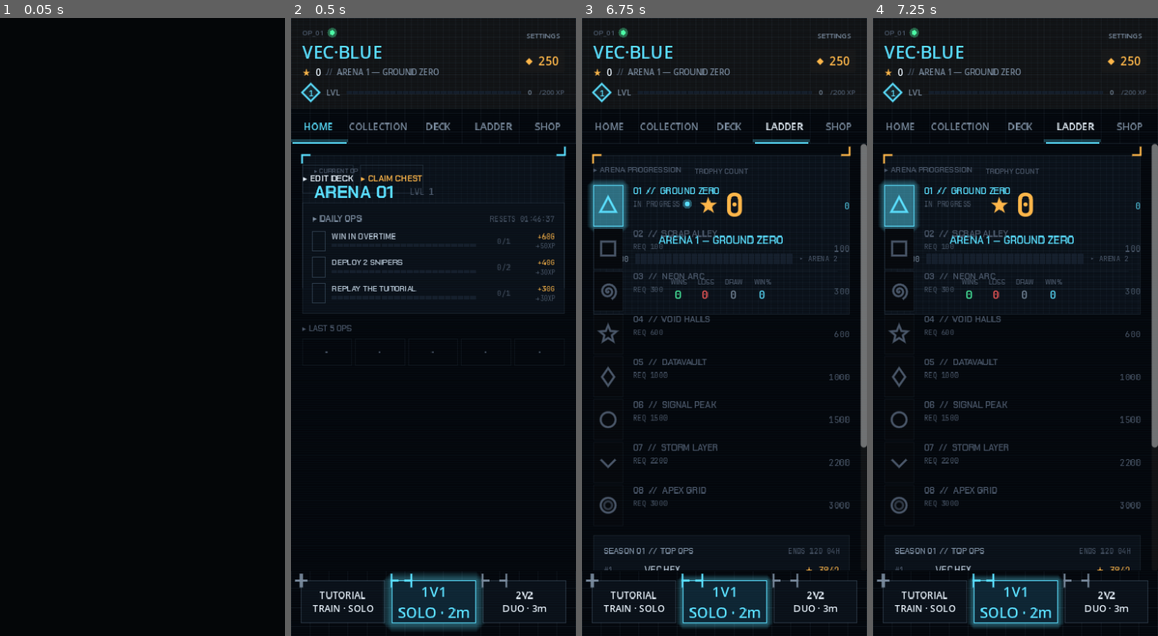
Above: before the commit, frames 1-4 (left to right).
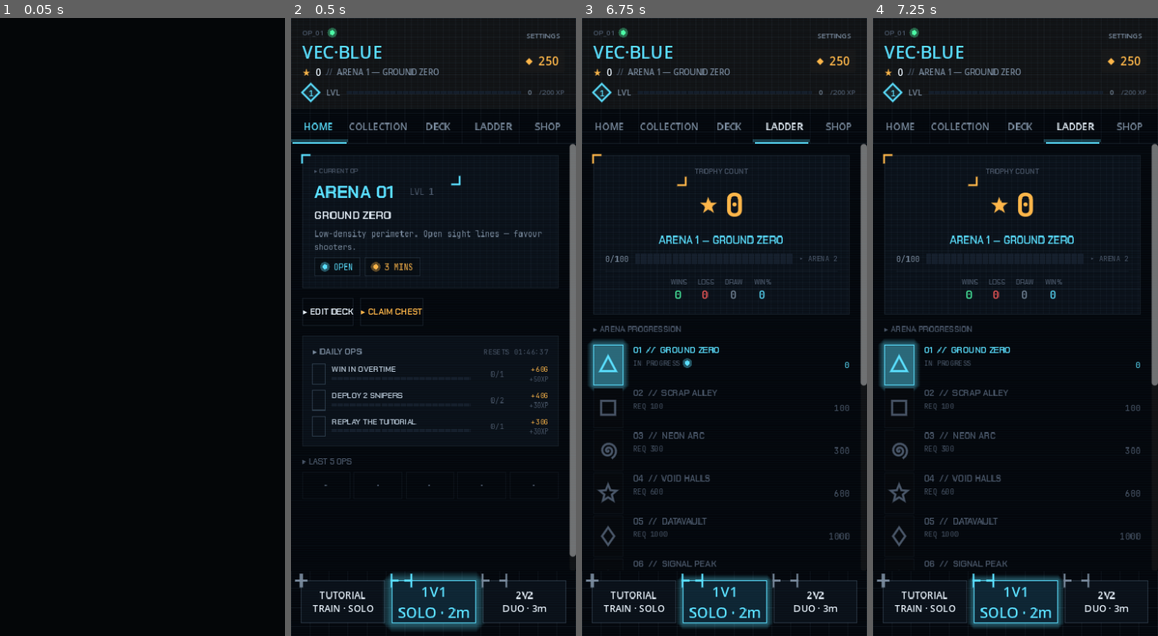
Above: after the commit, the same moments.

Repository: Catalyst86/battle-vector
Game: Godot game, scene res://scenes/main.tscn
Two runs of this game, one before a commit and one after it. Both use one fixed random seed, a clock stepped at 60 frames per second and the inputs below.
Inputs (mouse positions are in pixels of both pictures, inside the frame that each line leads up to):
- Up to frame 1 (0.05 s): no input
- Up to frame 2 (0.5 s): no input
- Up to frame 3 (6.75 s): click "1V1 SOLO · 2m" at 0.5 s; click "1V1 SOLO · 2m" at 1.25 s; click "HOME" at 2 s; click "COLLECTION" at 2.75 s; click "▸ START MATCH" at 3.5 s; tap A at 4.25 s; move the mouse to (601, 568) at 4.27 s; click (601, 568) at 4.42 s; click "◂ MENU" at 5 s; click "DECK" at 5.75 s; click "LADDER" at 6.5 s
- Up to frame 4 (7.25 s): no input

Frame 1 is identical in both runs. In frame 2, 6.2% of the frame differs, in the area x 3-100%, y 20-88%; in frame 3, 7.0%, in the area x 2-100%, y 20-90%; in frame 4, 6.9%.

Commit message:
fix: corner-bracket wrapper collapsing VBox layout
with_corners() returned a plain Control that didn't forward its
content's minimum size, so VBoxContainer parents laid it out at 0
tall and the next sibling rendered on top of the wrapped panel.
Ladder tab: arena progression list overlapped the trophy hero.
Shop tab: featured bundles + season track overlapped the chest hero.

Fix: new CornerWrap Control that overrides _get_minimum_size() to
return its content's combined minimum size and re-queries on the
content's minimum_size_changed signal. TabHelpers.with_corners now
returns a CornerWrap so wrapped hero panels reserve proper height.

Co-Authored-By: Claude Opus 4.7 (1M context) <noreply@anthropic.com>

Diff:
--- a/vector/scripts/menus/tabs/tab_helpers.gd
+++ b/vector/scripts/menus/tabs/tab_helpers.gd
@@ -59,19 +59,16 @@
 ## Wraps any Control in an overlay that draws L-shaped corner brackets on top.
 ## Use this when a panel needs the "operations briefing" look — do NOT nest
 ## Corners directly into a PanelContainer or any Container (their layout
-## engines override anchors).
+## engines override anchors). Uses CornerWrap to correctly forward the
+## inner content's minimum size, so VBoxContainer parents reserve the
+## proper height for the wrapped panel.
 static func with_corners(content: Control, color: Color = Palette.UI_CYAN) -> Control:
-	var root := Control.new()
-	root.size_flags_horizontal = Control.SIZE_EXPAND_FILL
-	root.custom_minimum_size = content.custom_minimum_size
-	# Content fills the wrapper.
-	content.set_anchors_preset(Control.PRESET_FULL_RECT)
-	root.add_child(content)
-	# Corners overlay, also fills — they'll self-anchor in _ready.
-	var c := Corners.new()
-	c.color = color
-	root.add_child(c)
-	return root
+	var wrap := CornerWrap.new()
+	# set_content must run after _ready so the Control is valid. Calling
+	# it immediately is fine because it doesn't touch tree-dependent APIs
+	# beyond add_child, which works pre-enter-tree.
+	wrap.set_content(content, color)
+	return wrap
 
 static func margin(left: int = 12, top: int = 12, right: int = 12, bottom: int = 12) -> MarginContainer:
 	var m := MarginContainer.new()
--- /dev/null
+++ b/vector/scripts/ui/tactical/corner_wrap.gd
@@ -0,0 +1,44 @@
+@tool
+class_name CornerWrap
+extends Control
+## Wraps a single Control with an L-shaped corner bracket overlay without
+## going through a Container node (Container layout managers override the
+## Corners child's anchors and shove it to the wrong spot).
+##
+## Critical: overrides _get_minimum_size() to forward the inner content's
+## size up to its VBoxContainer parent — otherwise the wrapper reports 0×0
+## and subsequent siblings stack on top of it.
+
+var _content: Control
+var _corners: Corners
+@export var bracket_color: Color = Color("5be0ff"):
+	set(v):
+		bracket_color = v
+		if _corners:
+			_corners.color = v
+
+func _ready() -> void:
+	size_flags_horizontal = Control.SIZE_EXPAND_FILL
+	mouse_filter = MOUSE_FILTER_PASS
+
+## One-shot setup called by TabHelpers.with_corners. Adds the content as a
+## full-rect child, then the Corners as a full-rect overlay on top.
+func set_content(content: Control, color: Color = Color("5be0ff")) -> void:
+	_content = content
+	bracket_color = color
+	add_child(_content)
+	_content.set_anchors_preset(Control.PRESET_FULL_RECT)
+	_corners = Corners.new()
+	_corners.color = color
+	add_child(_corners)
+	# Re-query minimum size whenever the content's own min size changes
+	# (e.g. a ScrollContainer resolving its inner list's height).
+	if _content.has_signal("minimum_size_changed"):
+		if not _content.minimum_size_changed.is_connected(update_minimum_size):
+			_content.minimum_size_changed.connect(update_minimum_size)
+	update_minimum_size()
+
+func _get_minimum_size() -> Vector2:
+	if _content and is_instance_valid(_content):
+		return _content.get_combined_minimum_size()
+	return Vector2.ZERO
Not shown, added: vector/scripts/ui/tactical/corner_wrap.gd.uid
